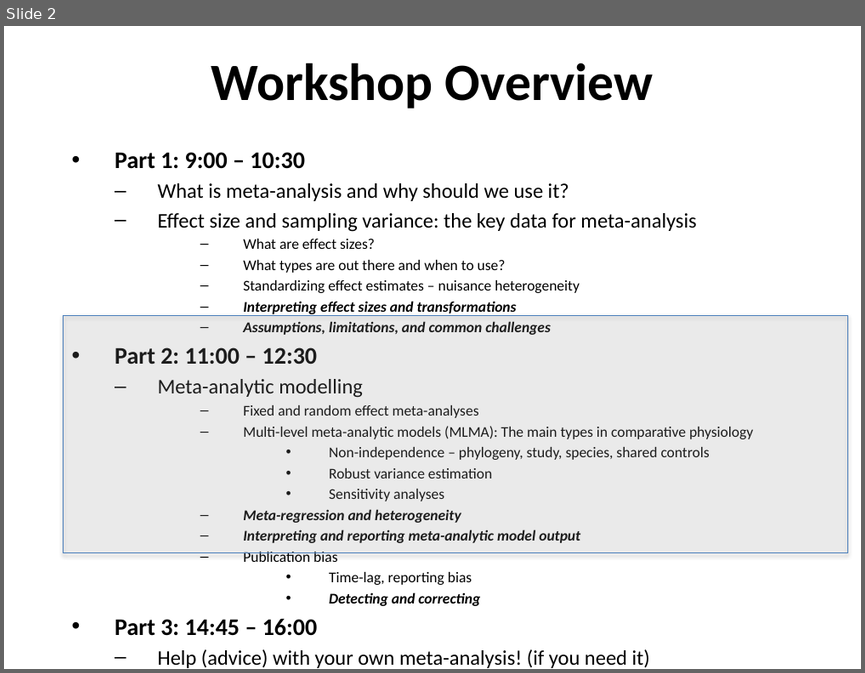
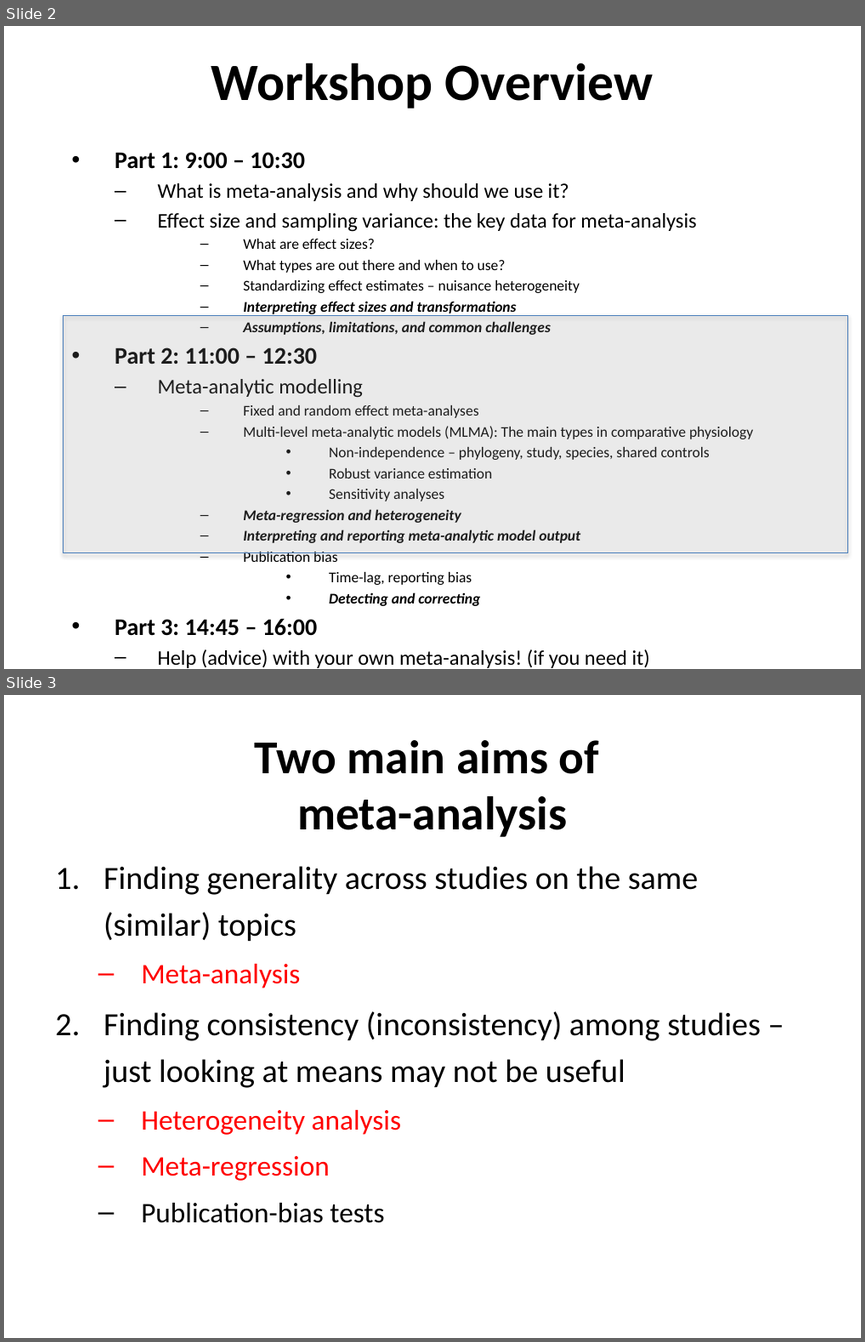
Before and after one commit to daniel1noble/meta-workshop, a slide deck: slides/2.Models.pptx. Shown one above the other, each under a label of ours: slide 2 before the commit, slides 2 and 3 after it. The pictures are 865x673 and 865x1342 pixels, drawn with LibreOffice and Linux fonts; fonts in the diff are those of the drawing. Boxes give left, top, right and bottom in pixels: in the first picture for what was removed or moved away, otherwise in the second. Text is boxed around its words. In the diff, an @@ line names an element or a change of style, - is before the commit and + after.

Commit message:
Fixed and random effect meta-analysis

```diff
--- a/slides/2.Models.pptx
+++ b/slides/2.Models.pptx
@@ slide 3 added at [4, 695, 861, 1338], background #FFFFFF @@
@@ title added at [255, 740, 599, 837], 39.6 pt, text #000000, bold @@
+Two main aims of
+meta-analysis
@@ text added at [103, 866, 760, 1223], 27.2 pt, text #000000 @@
+1. Finding generality across studies on the same (similar) topics
+  – Meta-analysis
+2. Finding consistency (inconsistency) among studies – just looking at means may not be useful
+  – Heterogeneity analysis
+  – Meta-regression
+  – Publication-bias tests
```
Also in this commit, not shown: 5 other slides added, 1 slide removed.
